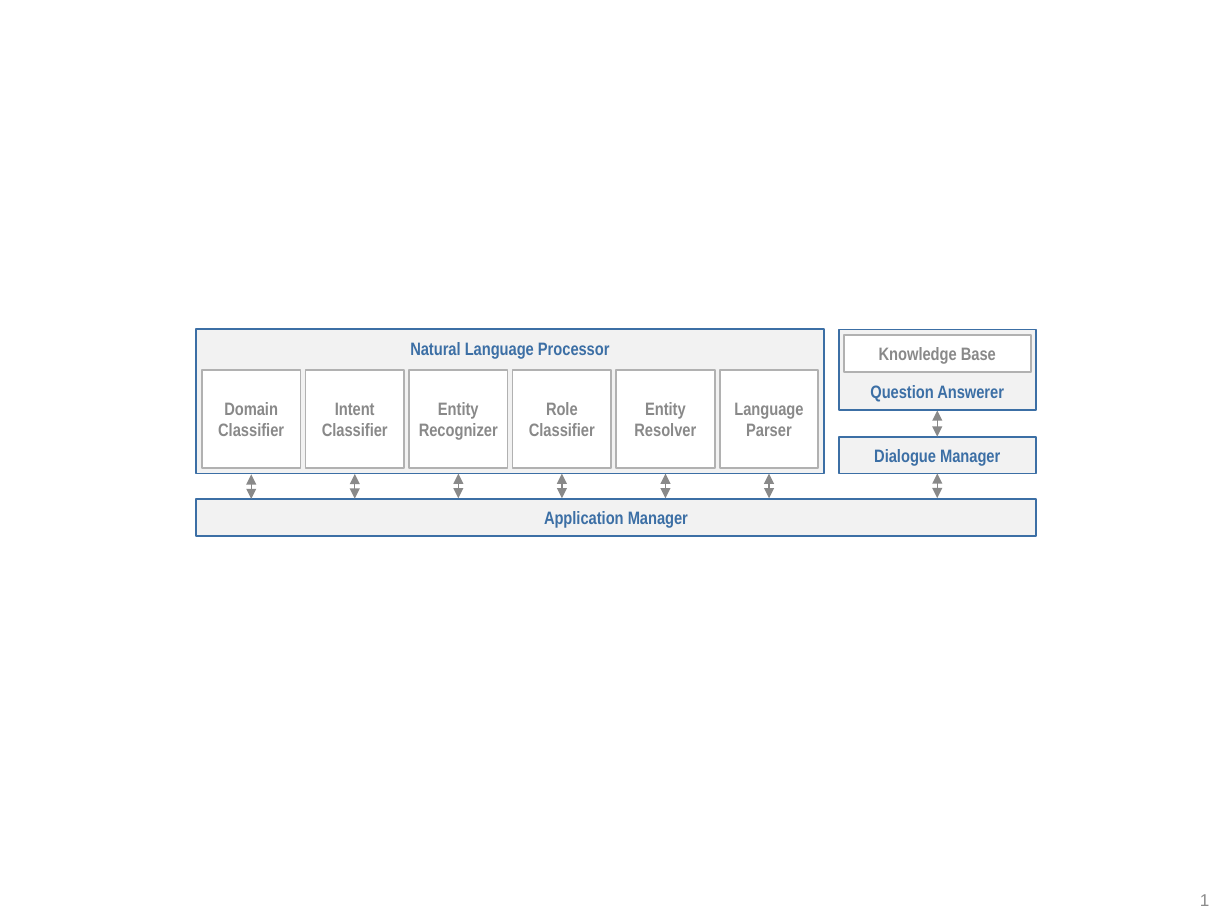
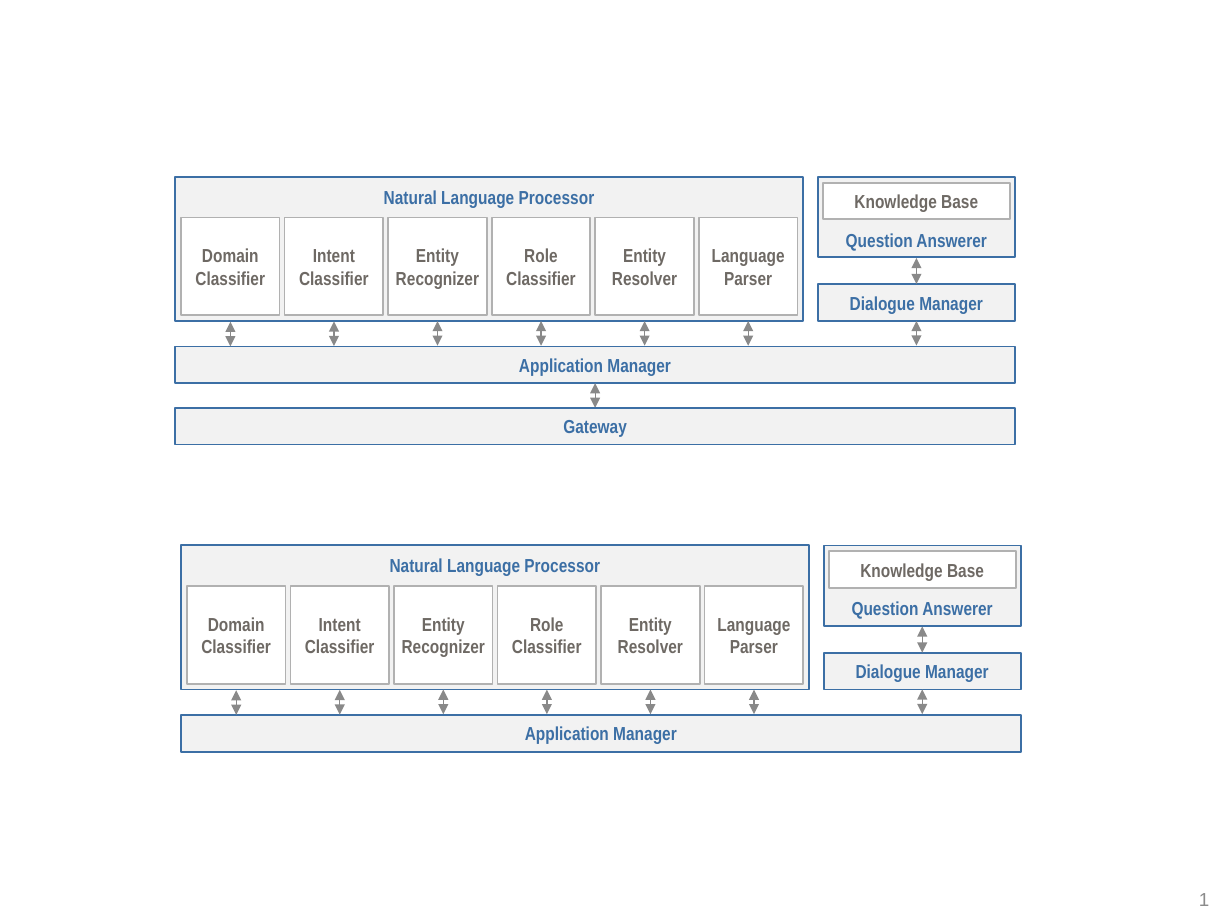
Before and after one commit to cisco/mindmeld, a slide deck: slide 1 of docs/source/images/images.pptx. Drawn at 1232x924 pixels with LibreOffice and Linux fonts; fonts in the diff are those of the drawing. Boxes give left, top, right and bottom in pixels: in the first picture for what was removed or moved away, otherwise in the second. Text is boxed around its words. In the diff, an @@ line names an element or a change of style, - is before the commit and + after.

Commit message:
Initial architecture overview, diagram and domain classifier section.

```diff
--- a/docs/source/images/images.pptx
+++ b/docs/source/images/images.pptx
@@ size 10.5 to 11 pt in 4 elements at [818, 177, 1015, 257], [818, 285, 1015, 322], [175, 346, 1015, 383], [175, 176, 803, 320] @@
@@ size 10.5 to 11 pt, text colour #898989 to #6E6964 in 7 elements at [388, 218, 487, 315], [285, 218, 383, 315], [181, 218, 280, 315], [492, 218, 590, 315], [595, 218, 694, 315], [699, 218, 797, 315], [823, 182, 1010, 219] @@
@@ 3 rectangles: place and size @@
-3 rectangles at [196, 329, 1036, 536]
+3 rectangles at [175, 176, 1015, 383]
@@ double arrow added from (917, 257) to (917, 285), #898989 0.75 pt @@
@@ 8 rectangles, 5 double arrows: place and size @@
-8 rectangles, 5 double arrows at [202, 329, 1036, 499]
+8 rectangles, 5 double arrows at [181, 177, 1015, 346]
@@ double arrow added from (541, 322) to (541, 346), #898989 0.75 pt @@
@@ double arrow moved from (938, 410) - (938, 436) to (917, 322) - (917, 346) @@
@@ double arrow moved from (562, 473) - (562, 498) to (595, 383) - (595, 408) @@
@@ rectangle added at [175, 408, 1015, 445], fill #F2F2F2, outline #3C6FA5 1 pt, 11 pt, text #3C6FA5, bold @@
+Gateway
@@ group added at [181, 546, 1021, 752]: 11 rectangles, 7 double arrows @@
+Natural Language Processor
+Entity
+Recognizer
+Role
+Classifier
+Entity
+Resolver
+Language
+Parser
+Dialogue Manager
+Application Manager
+Intent
+Classifier
+Domain
+Classifier
+Question Answerer
+Knowledge Base
@@ double arrow moved from (938, 473) - (938, 498) to (923, 626) - (923, 653) @@
```
Also in this commit, not shown: 6 slides added, 5 other files.
